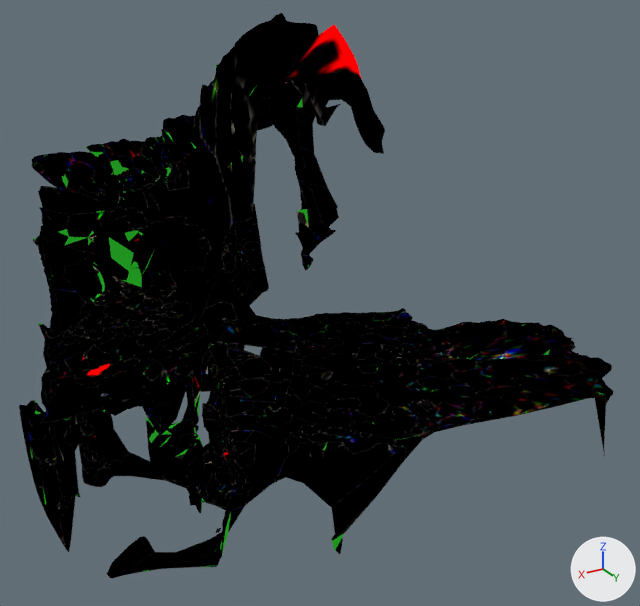
The glTF model assets/scans/a.glb: old version first, new version second.
Camera for both pictures: a camera (50 mm lens) standing at (8.81, 20.4, 10.14) and looking at (-2.73, 1.17, 0.53). Every picture has the same lights, and +X, +Y and +Z are marked at lower right. The first picture is the older version. Where no turn or scale is listed for an object, it has been applied to the vertices. Vertices at exactly the same position are counted once.
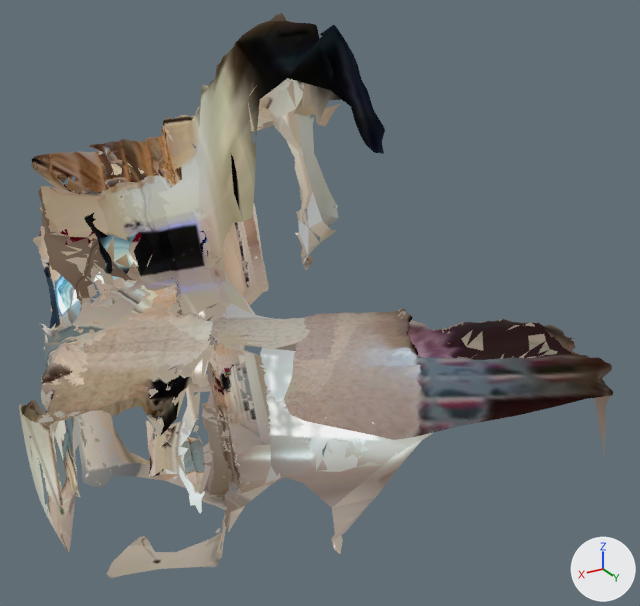
Boxes [x1, y1, x2, y2] around the edits, measured in the pictures (640 x 606 px; the box of a moved part takes in the faces that stretch with it):
part 1 of me_mesh_0, moved or reshaped: before [27, 62, 604, 564]; after [27, 62, 604, 563]
part 2 of me_mesh_0, moved or reshaped: [323, 33, 343, 54] in both
part 3 of me_mesh_0, surface changed (lighter): [20, 13, 614, 577] in both
part 4 of me_mesh_0, recoloured (lighter): [20, 13, 614, 577] in both

The edits, one by one:
Picture 'Image_0' (img_image_0) is new.
Material 'Material_0' (mat_material_0) is new.
Uses the picture img_image_0.
me_mesh_0 is used by ob_mesh_0; location (-7.19, 9.25, -6.02).
me_mesh_0 had 42512 vertices, 84613 faces and spanned x 0.0..13.0, y -19.2..0.0, z 0.0..14.4.
me_mesh_0 now has 42371 vertices, 83295 faces and spans x 0.0..13.0, y -19.2..0.0, z 0.0..14.4.
me_mesh_0 part 1: 6161 vertices moved within x 0.1..12.9, y -19.1..-0.1, z 0.7..13.2; 141 vertices removed from x 2.4..11.6, y -18.9..-5.0, z 0.8..12.1.
me_mesh_0 part 2: 4 vertices moved within x 6.8..6.9, y -3.5, z 14.1.
me_mesh_0 part 3: 34501 kept faces spanning x 0.0..13.0, y -19.2..0.0, z 0.0..14.4 get new texture (UV) coordinates.
me_mesh_0 part 4: 34632 faces spanning x 0.0..13.0, y -19.2..0.0, z 0.0..14.4 switch from mat_material to mat_material_0.
